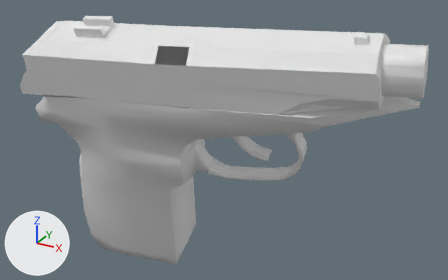
What one commit did to the OBJ model Vertex_Animation_Compiler/Assets/Makarov_Pistol_Reload197.obj.
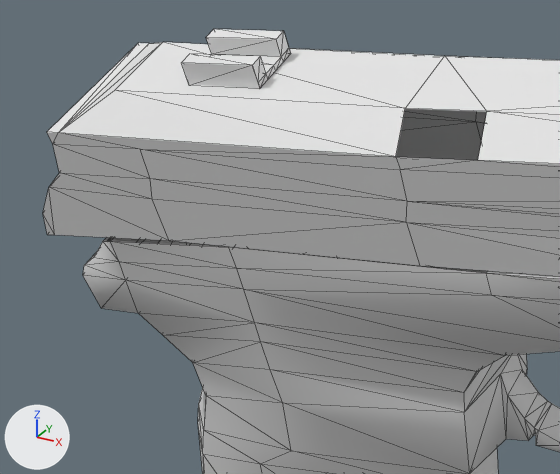
Old and new are each drawn whole from a 50 mm lens placed at (0.5066, -0.3059, 0.0182), pointed at (0.3968, -0.1062, -0.0817) and again close up on the part from 1% to 48% of the width and 2% to 66% of the height. Every picture has the same lights, and +X, +Y and +Z are marked at lower left. The close-ups show mesh edges as thin lines. Where no turn or scale is listed for an object, it has been applied to the vertices.

The scene before the commit, as lines of its bpy script (objects in view):
```python
me_rest_of_the_gun_sphere = bpy.data.meshes.new('Rest_of_the_gun_Sphere')
me_rest_of_the_gun_sphere.from_pydata(...)  # 272 vertices, 519 faces; spans x 0.322..0.473, y -0.138..-0.081, z -0.152..-0.033
# before: 164 (0.392, -0.106, -0.053), 166 (0.333, -0.138, -0.064) at pixel (102, 241), 175 (0.335, -0.138, -0.064) at pixel (110, 241), 178 (0.396, -0.13, -0.061) at pixel (486, 273), 179 (0.355, -0.135, -0.062) at pixel (228, 247)
# before: 180 (0.331, -0.114, -0.056), 181 (0.352, -0.111, -0.055), 183 (0.33, -0.114, -0.057)
me_top_slider_sphere_001 = bpy.data.meshes.new('Top_Slider_Sphere.001')
me_top_slider_sphere_001.from_pydata(...)  # 127 vertices, 227 faces; spans x 0.3197..0.4611, y -0.144..-0.1008, z -0.0645..-0.0292
ob_rest_of_the_gun_sphere = bpy.data.objects.new('Rest_of_the_gun_Sphere', me_rest_of_the_gun_sphere)
ob_rest_of_the_gun_sphere.location = (0.0, 0.0, 0.0)
ob_top_slider_sphere_001 = bpy.data.objects.new('Top_Slider_Sphere.001', me_top_slider_sphere_001)
ob_top_slider_sphere_001.location = (0.0, 0.0, 0.0)
```
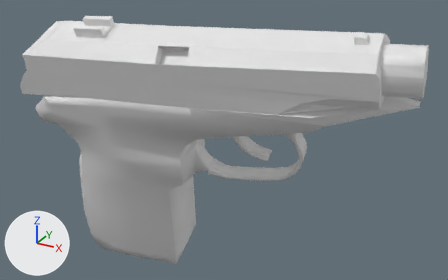
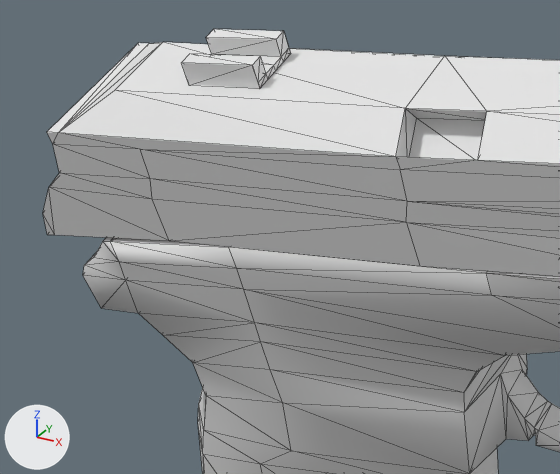
The edits, one by one:
me_rest_of_the_gun_sphere has 272 vertices, 519 faces and spans x 0.322..0.473, y -0.138..-0.081, z -0.152..-0.033.
me_rest_of_the_gun_sphere is used by ob_rest_of_the_gun_sphere; location (0.0, 0.0, 0.0).
Verts and faces of me_rest_of_the_gun_sphere; kept vertices keep their numbers, new ones are numbered from 272.
Part 1, on me_rest_of_the_gun_sphere:
New faces: (164, 181, 179), (175, 179, 181), (166, 175, 183), (164, 179, 178), (175, 181, 180), (175, 180, 183).
me_top_slider_sphere_001 is used by ob_top_slider_sphere_001; location (0.0, 0.0, 0.0).
me_top_slider_sphere_001 had 127 vertices, 227 faces and spanned x 0.3197..0.4611, y -0.144..-0.1008, z -0.0645..-0.0292.
me_top_slider_sphere_001 now has 131 vertices, 237 faces and spans x 0.3197..0.4611, y -0.144..-0.1008, z -0.0645..-0.0292.
Part 2, on me_top_slider_sphere_001:
4 vertices are added at (0.3975, -0.1317, -0.0452), (0.3859, -0.1334, -0.0459), (0.3968, -0.128, -0.0397), (0.3851, -0.1297, -0.0404).
10 new faces join them.

Boxes (x1, y1, x2, y2) around the edits, measured in the close-ups (560 x 474 px):
part 1 of me_rest_of_the_gun_sphere, added: after (104, 237, 487, 273)
part 2 of me_top_slider_sphere_001, added: after (396, 108, 487, 160)
